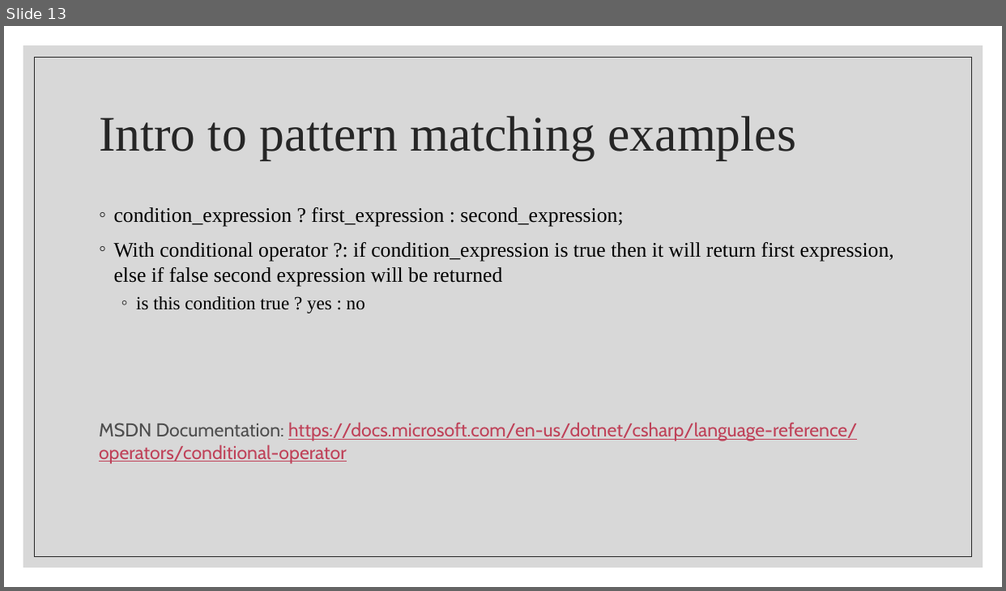
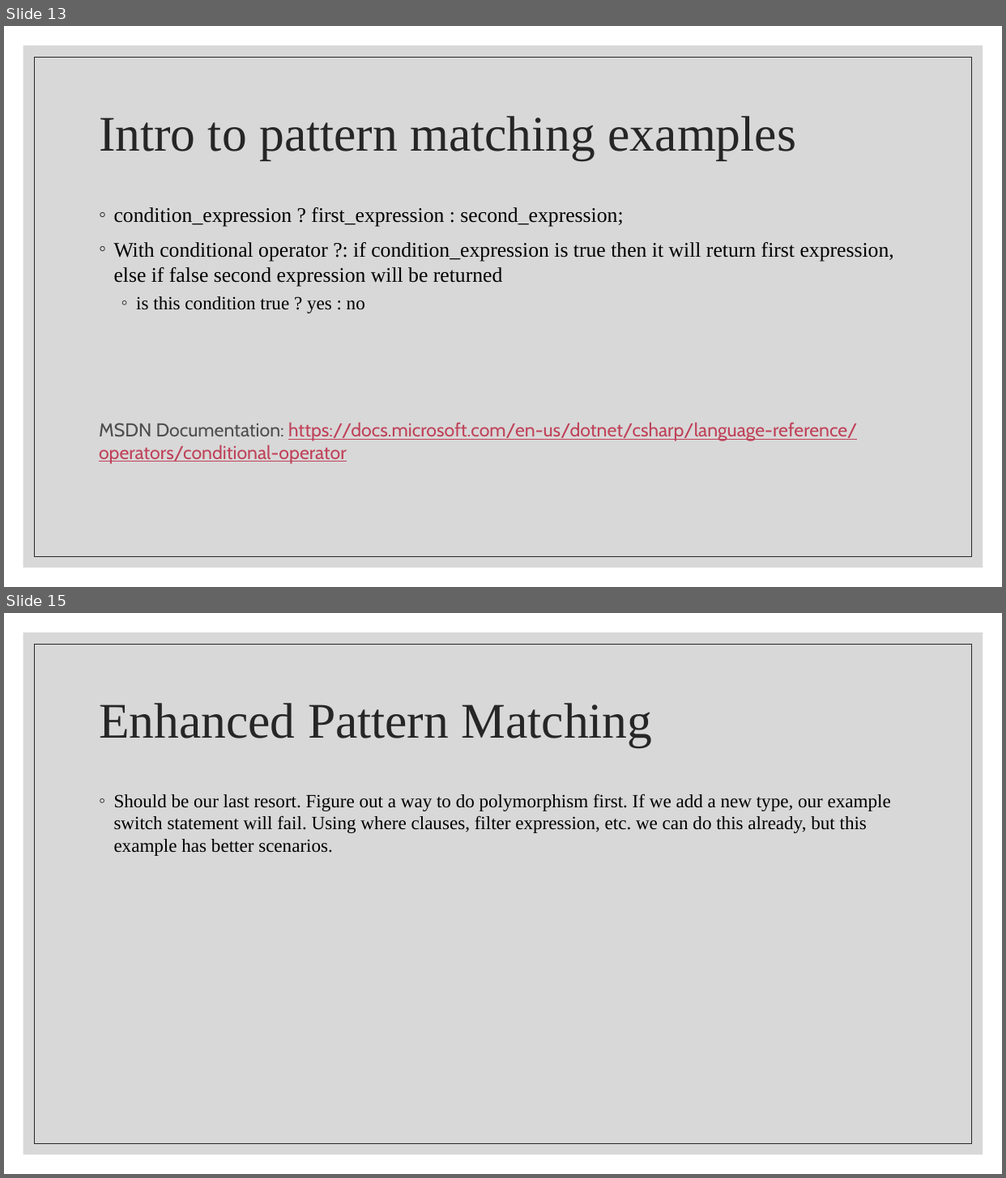
Before and after one commit to BenjaminMichaelis/Lectures, a slide deck: Nullability and Pattern Matching.pptx. Shown one above the other, each under a label of ours: slide 13 before the commit, slides 13 and 15 after it; the slides between them are not shown. The pictures are 1006x591 and 1006x1178 pixels, drawn with LibreOffice and Linux fonts; fonts in the diff are those of the drawing. Boxes give left, top, right and bottom in pixels: in the first picture for what was removed or moved away, otherwise in the second. Text is boxed around its words. In the diff, an @@ line names an element or a change of style, - is before the commit and + after.

Commit message:
Add examples and framework 4.7.2 example
- Doesn't work on 4.7.2 example

```diff
--- a/Nullability and Pattern Matching.pptx
+++ b/Nullability and Pattern Matching.pptx
@@ slide 15 added at bbox=[4, 613, 1002, 1174], background #FFFFFF; not listed: 2 template elements that a slide beside it also shows @@
@@ title added at bbox=[99, 703, 653, 747], 48 pt, text #262626 @@
+Enhanced Pattern Matching
@@ text added at bbox=[114, 794, 891, 856], 18 pt, text #000000 @@
+◦ Should be our last resort. Figure out a way to do polymorphism first. If we add a new type, our example switch statement will fail. Using where clauses, filter expression, etc. we can do this already, but this example has better scenarios.
```
Also in this commit, not shown: 6 slides changed, 2 other slides added, 8 other files.
